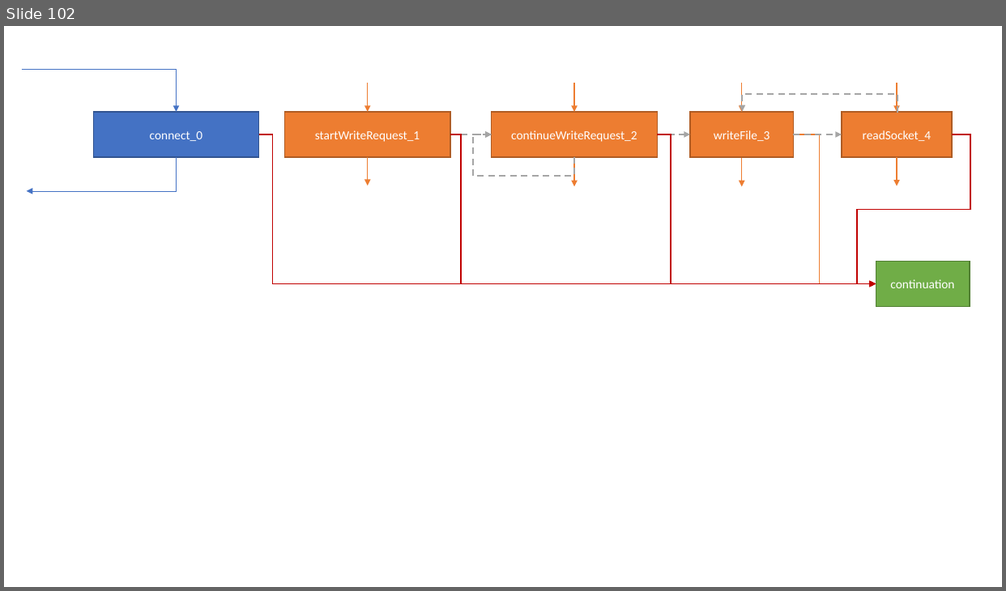
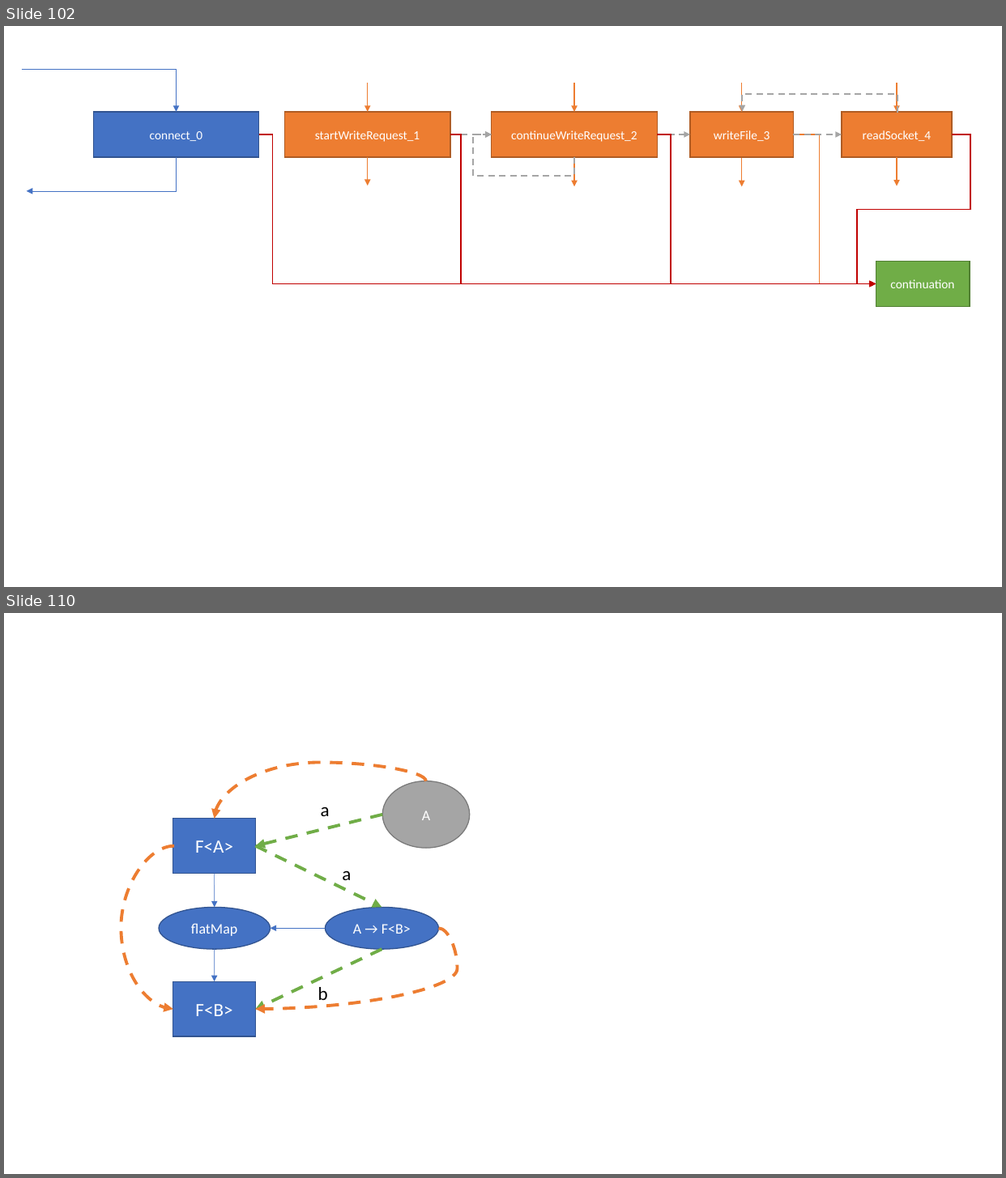
Before and after one commit to isel-leic-pc/s2021v-li51n, a slide deck: docs/threads.pptx. Shown one above the other, each under a label of ours: slide 102 before the commit, slides 102 and 110 after it; the slides between them are not shown. The pictures are 1006x591 and 1006x1178 pixels, drawn with LibreOffice and Linux fonts; fonts in the diff are those of the drawing. Boxes give left, top, right and bottom in pixels: in the first picture for what was removed or moved away, otherwise in the second. Text is boxed around its words. In the diff, an @@ line names an element or a change of style, - is before the commit and + after.

```diff
--- a/docs/threads.pptx
+++ b/docs/threads.pptx
@@ slide 110 added at (x1=4, y1=613, x2=1002, y2=1174), background #FFFFFF @@
@@ curved arrow added from (426, 781) to (215, 819), #ED7D31 3 pt dashed @@
@@ ellipse added at (x1=383, y1=781, x2=470, y2=848), fill #A5A5A5, outline #7A7A7A 1 pt, 14 pt, text #FFFFFF @@
+A
@@ text added at (x1=321, y1=807, x2=330, y2=816), 18 pt, text #000000 @@
+a
@@ rectangle added at (x1=173, y1=819, x2=256, y2=874), fill #4472C4, outline #325491 1 pt, 18 pt, text #FFFFFF @@
+F<A>
@@ arrow added from (383, 815) to (256, 845), #70AD47 3 pt dashed @@
@@ curved arrow added from (174, 845) to (173, 1009), #ED7D31 3 pt dashed @@
@@ arrow added from (256, 845) to (382, 907), #70AD47 3 pt dashed @@
@@ arrow added from (215, 874) to (215, 907), #4472C4 0.5 pt @@
@@ text added at (x1=342, y1=871, x2=351, y2=880), 18 pt, text #000000 @@
+a
@@ ellipse added at (x1=159, y1=907, x2=270, y2=949), fill #4472C4, outline #325491 1 pt, 14 pt, text #FFFFFF @@
+flatMap
@@ curved arrow added from (439, 928) to (256, 1009), #ED7D31 3 pt dashed @@
@@ arrow added from (325, 928) to (270, 928), #4472C4 0.5 pt @@
@@ ellipse added at (x1=325, y1=907, x2=439, y2=949), fill #4472C4, outline #325491 1 pt, 14 pt, text #FFFFFF @@
+A → F<B>
@@ arrow added from (215, 949) to (215, 982), #4472C4 0.5 pt @@
@@ arrow added from (382, 949) to (256, 1009), #70AD47 3 pt dashed @@
@@ rectangle added at (x1=173, y1=982, x2=256, y2=1037), fill #4472C4, outline #325491 1 pt, 18 pt, text #FFFFFF @@
+F<B>
@@ text added at (x1=318, y1=987, x2=328, y2=1006), 18 pt, text #000000 @@
+b
```
Also in this commit, not shown: 1 slide changed, 8 other slides added, 2 other files.
